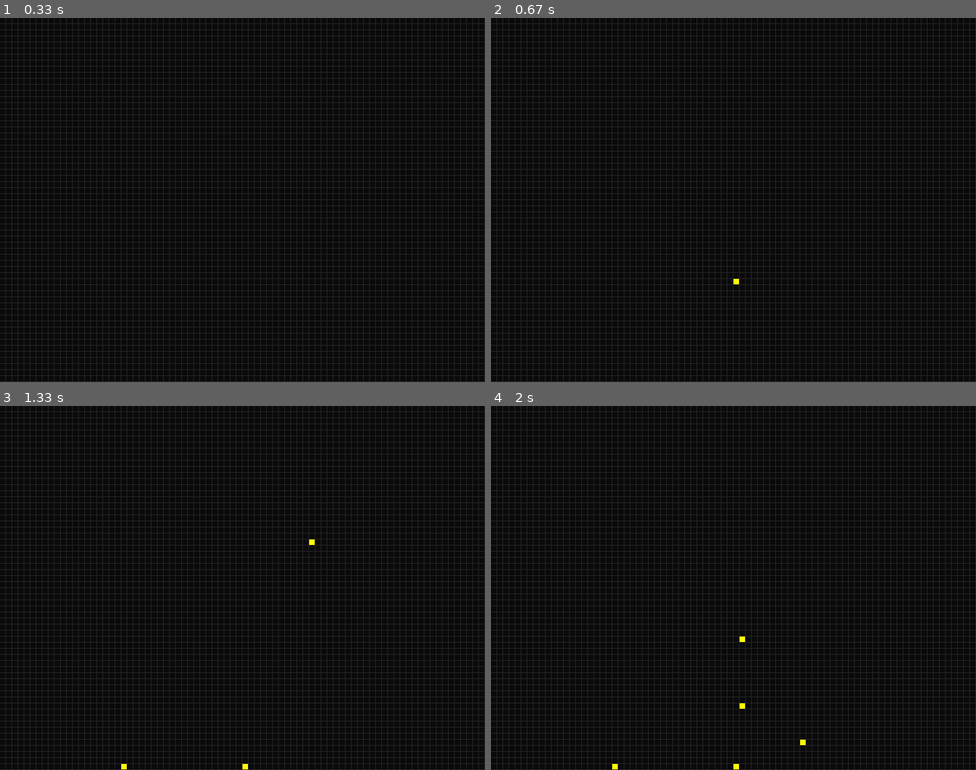
Above: before the commit, frames 1-4 (two rows, left to right).
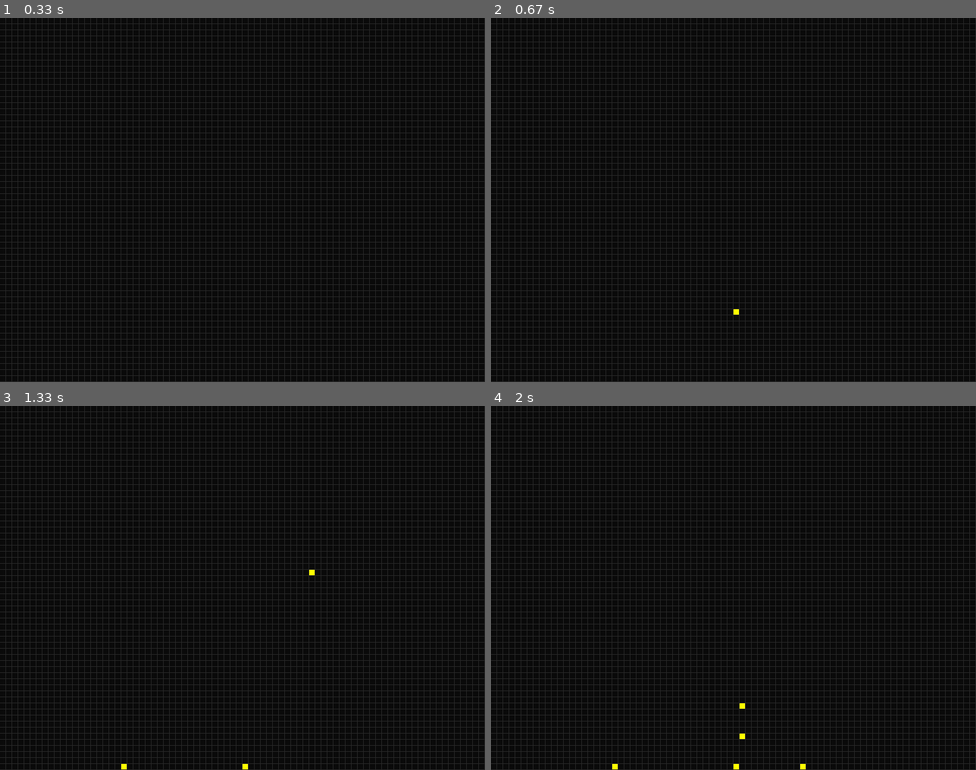
Above: after the commit, the same moments.

Repository: OB97/Pygame_Automata
Game: pygame game, started from sand.py
Same seed, same stepped clock (60 frames per second), same inputs: the game is played once before the commit and once after it.
Inputs (mouse positions are in pixels of both pictures, inside the frame that each line leads up to):
- Up to frame 1 (0.33 s): no input
- Up to frame 2 (0.67 s): click (733, 200) at 0.38 s
- Up to frame 3 (1.33 s): click (126, 591) at 0.72 s; click (315, 460) at 1.05 s
- Up to frame 4 (2 s): click (743, 464) at 1.38 s; click (738, 624) at 1.72 s

Frame 1 is identical in both runs. In frame 2, less than 0.1% of the frame differs, in the area x 50-52%, y 71-82%; in frame 3, less than 0.1%; in frame 4, less than 0.1%, in the area x 51-65%, y 63-100%.

Commit message:
Changed tick rate

Diff:
--- a/sand.py
+++ b/sand.py
@@ -98,7 +98,7 @@
             pygame.display.update()
 
         # Tick time
-        time.sleep(0.02)
+        time.sleep(0.015)
 
 
 if __name__ == '__main__':
